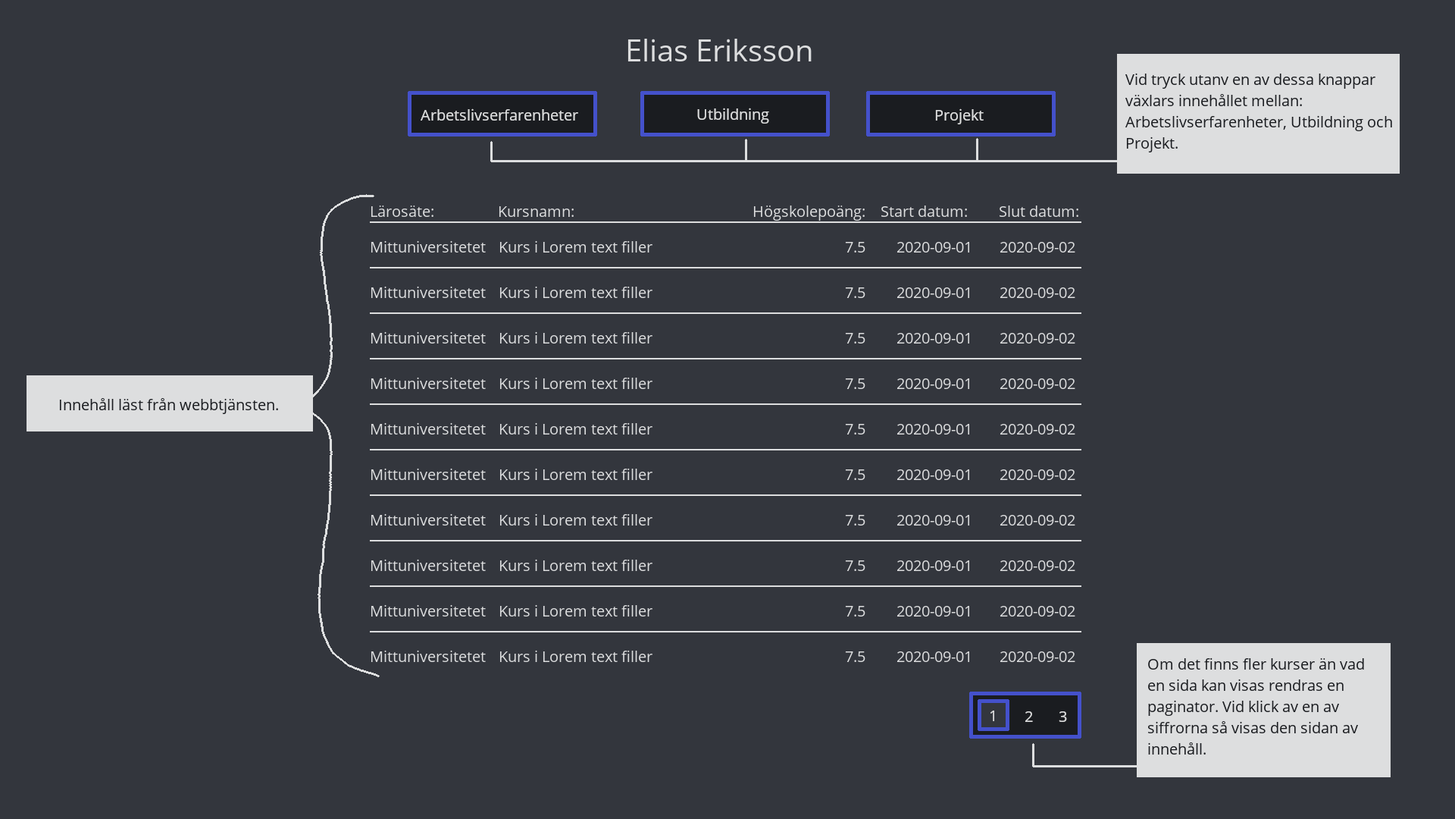
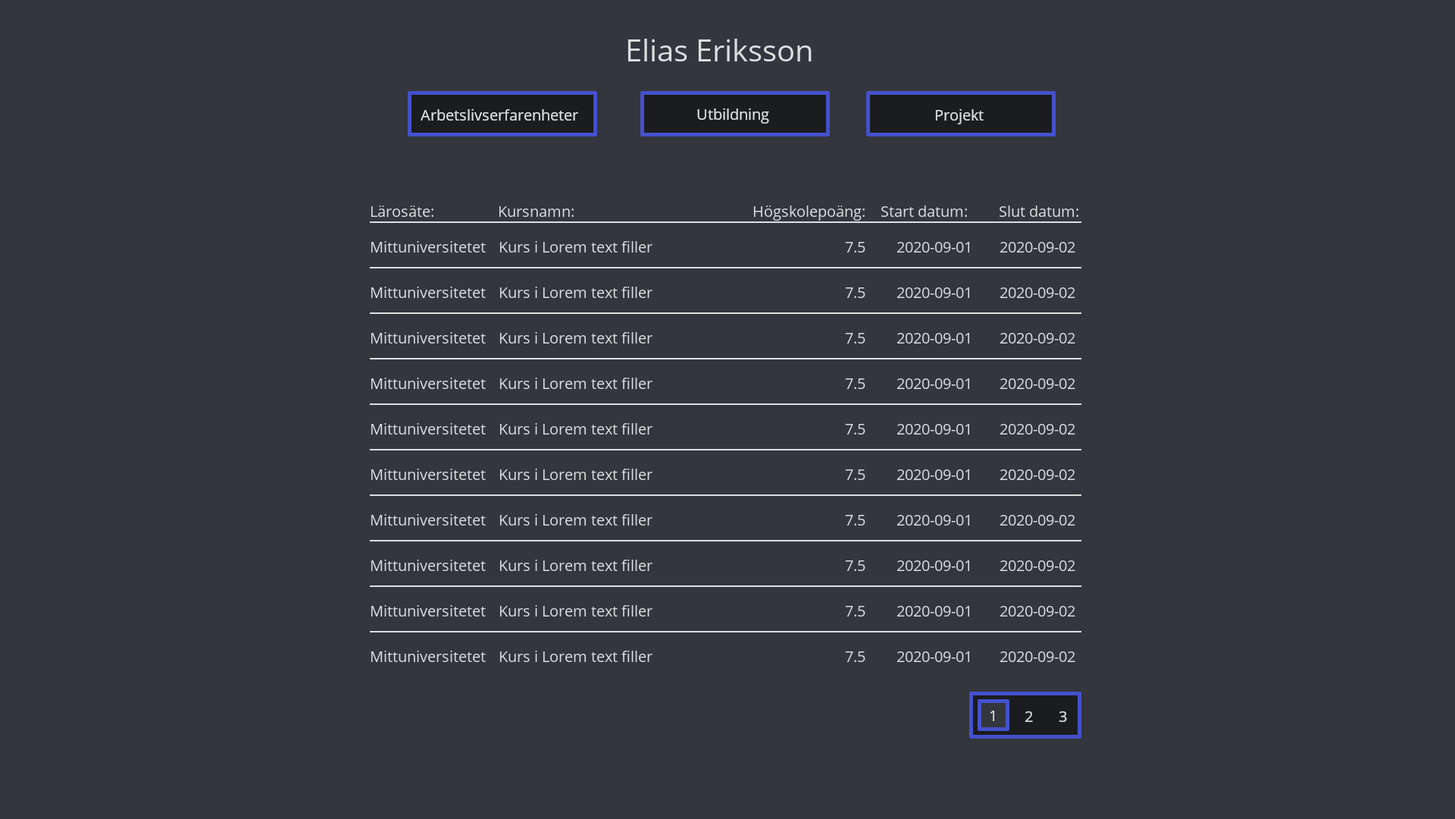
Layer changes from the first 1455px x 819px image to the second:
removed layer "Innehåll läst från webbtjänste..." over [59, 397, 279, 414]
removed layer "Om det finns fler kurser än va..." over [1148, 657, 1365, 755]
removed layer "Vid tryck utanv en av dessa kn..." over [1125, 72, 1393, 153]
removed layer "story" over [26, 53, 1400, 777]
